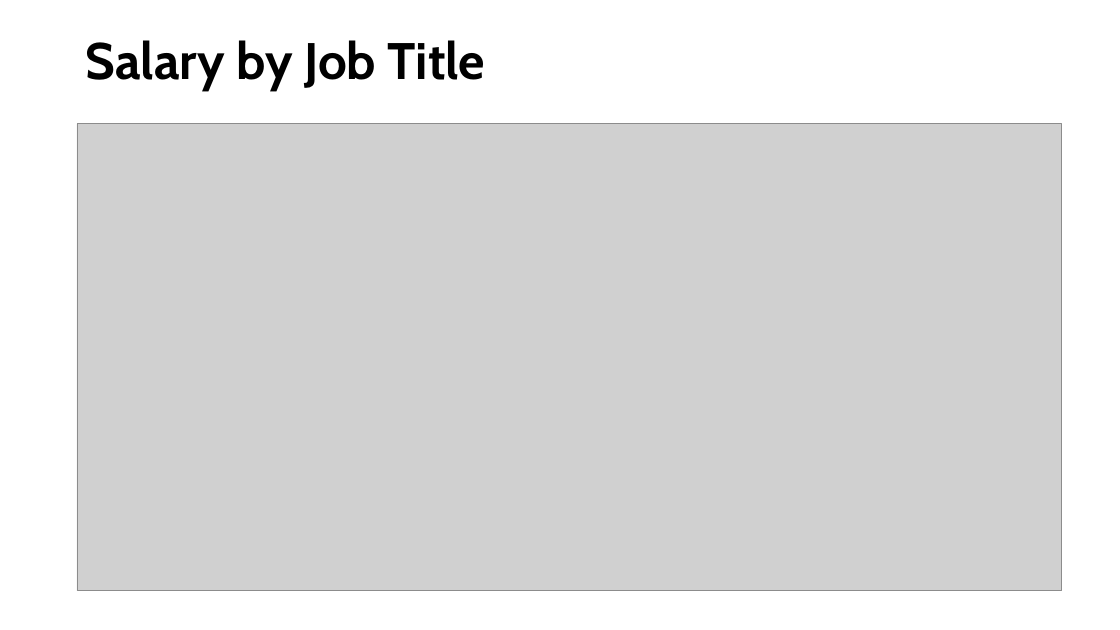
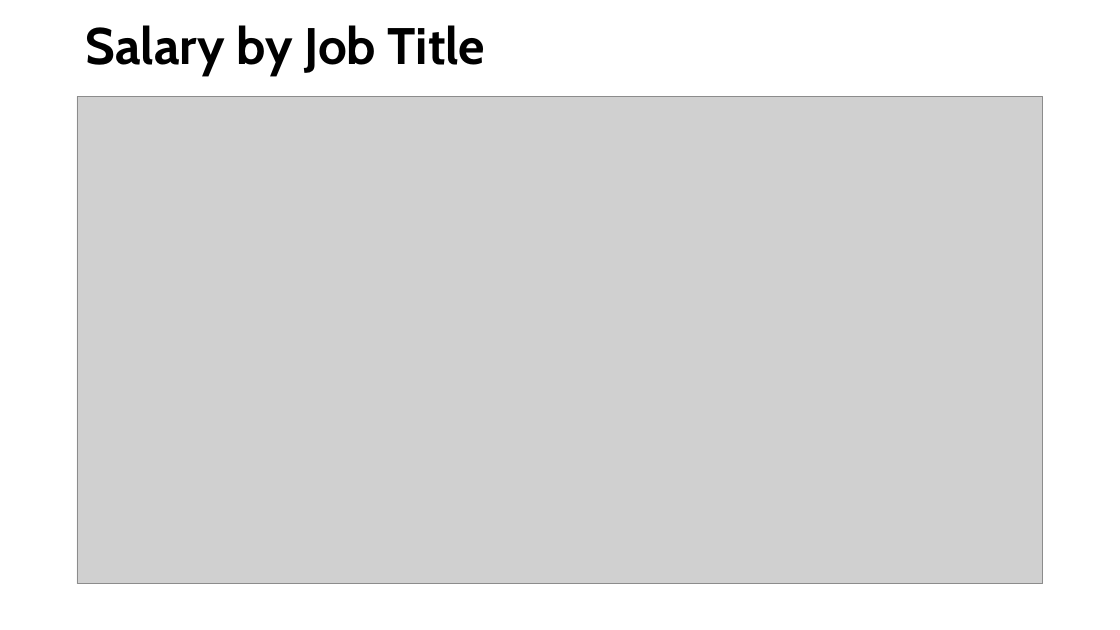
Before and after one commit to kuldeepemol/tech-nerds, a slide deck: slide 30 of Stack-overflow-2018-data-analysis.pptx (slide 29 before the commit). Drawn at 1120x630 pixels with LibreOffice and Linux fonts; fonts in the diff are those of the drawing; grey boxes stand for pictures. Boxes give left, top, right and bottom in pixels: in the first picture for what was removed or moved away, otherwise in the second. Text is boxed around its words. In the diff, an @@ line names an element or a change of style, - is before the commit and + after.

```diff
--- a/Stack-overflow-2018-data-analysis.pptx
+++ b/Stack-overflow-2018-data-analysis.pptx
@@ title "Salary by Job Title": place and size @@
-title "Salary by Job Title" at box(85, 40, 486, 90)
+title "Salary by Job Title" at box(85, 25, 486, 75)
@@ picture: place and size @@
-picture at box(77, 124, 1062, 591)
+picture at box(77, 97, 1044, 584)
```
Also in this commit, not shown: 17 other slides changed, 1 slide added.
